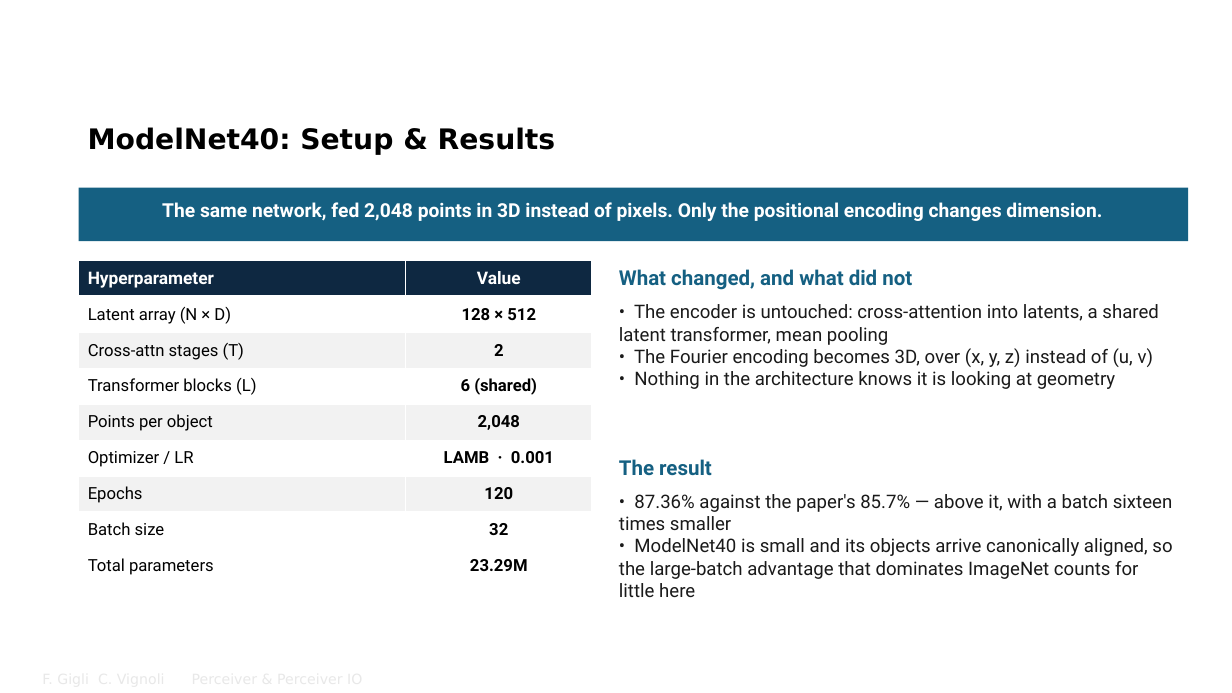
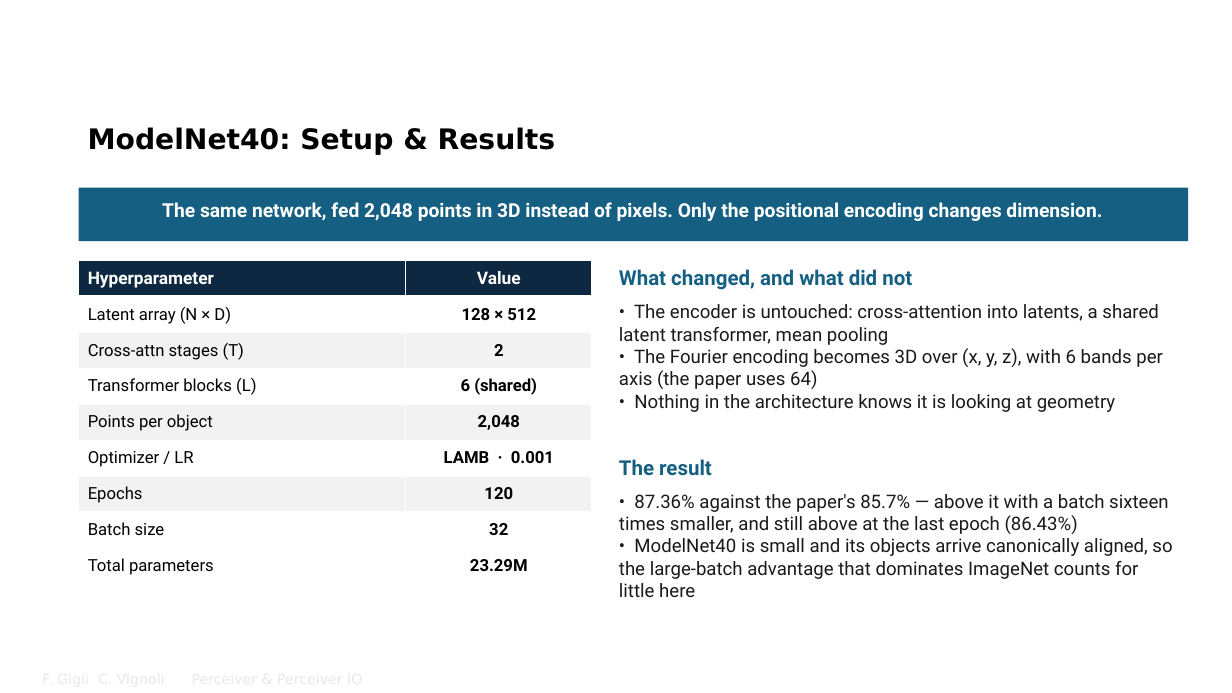
Before and after one commit to FrancescoGigli/Perceiver_project, a slide deck: slide 21 of sito/slide/Perceiver & Perceiver IO.pptx. Drawn at 1232x693 pixels with LibreOffice and Linux fonts; fonts in the diff are those of the drawing; background and template pictures are left out. Boxes give left, top, right and bottom in pixels: in the first picture for what was removed or moved away, otherwise in the second. Text is boxed around its words. In the diff, an @@ line names an element or a change of style, - is before the commit and + after.

```diff
--- a/sito/slide/Perceiver & Perceiver IO.pptx
+++ b/sito/slide/Perceiver & Perceiver IO.pptx
@@ text at [619, 348, 1163, 389]: text changed @@
-• The Fourier encoding becomes 3D, over (x, y, z) instead of (u, v)
+• The Fourier encoding becomes 3D over (x, y, z), with 6 bands per axis (the paper uses 64)
@@ text at [619, 494, 1169, 534]: text changed @@
-• 87.36% against the paper's 85.7% — above it, with a batch sixteen times smaller
+• 87.36% against the paper's 85.7% — above it with a batch sixteen times smaller, and still above at the last epoch (86.43%)
```
Also in this commit, not shown: 9 other slides changed, 28 other files.
